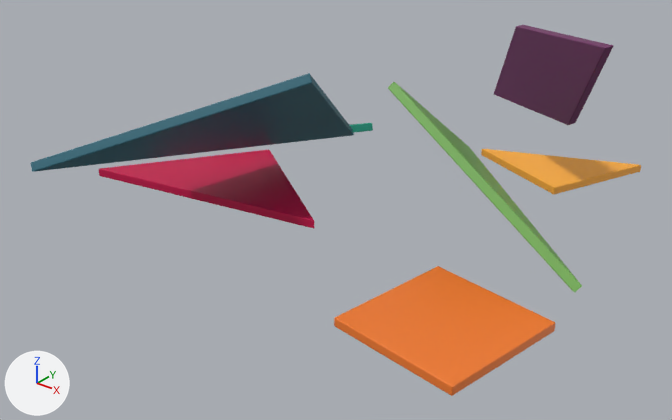
The glTF model Tangram_Entreprise.glb, before and after one commit.
Before and after are seen from a 50 mm lens placed at (5.57, -7.67, 4.81), pointed at (-0.26, -0.37, 0.29). Every picture has the same lights, and +X, +Y and +Z are marked at lower left. Both versions are drawn at frame 21 of the action 'Scene'; the numbers are the values there.

The scene before the commit, as lines of its bpy script (objects in view):
```python
ob_plane_016 = bpy.data.objects.new('Plane.016', me_plane_017)
ob_plane_016.location = (-1.883, 0.689, 0.425)
ob_plane_016.rotation_euler = (-0.34, -0.0178, 0.902)  # degrees (-19, -1, 52)
ob_plane_017 = bpy.data.objects.new('Plane.017', me_plane_018)
ob_plane_017.location = (-1.016, -1.03, 1.243)
ob_plane_017.rotation_euler = (-0.177, -0.621, -0.132)  # degrees (-10, -36, -7.6)
ob_plane_018 = bpy.data.objects.new('Plane.018', me_plane_019)
ob_plane_018.location = (-1.566, -0.793, 0.373)
ob_plane_018.rotation_euler = (0.0, 0.0, 2.539)  # degrees (0, 0, 145)
ob_plane_019 = bpy.data.objects.new('Plane.019', me_plane_020)
ob_plane_019.location = (0.896, 2.002, 1.496)
ob_plane_019.rotation_euler = (-2.439, -1.799, 0.245)  # degrees (-140, -103, 14)
ob_plane_020 = bpy.data.objects.new('Plane.020', me_plane_021)
ob_plane_020.location = (0.913, 2.725, 0.0)
ob_plane_020.rotation_euler = (0.0, 0.0, 1.97)  # degrees (0, 0, 113)
ob_plane_021 = bpy.data.objects.new('Plane.021', me_plane_022)
ob_plane_021.location = (1.75, -1.268, 0.0)
ob_plane_021.rotation_euler = (0.0, 0.0, 0.635)  # degrees (0, 0, 36)
ob_plane_023 = bpy.data.objects.new('Plane.023', me_plane_024)
ob_plane_023.location = (0.797, 0.699, 0.681)
ob_plane_023.rotation_euler = (-0.805, -0.0638, -0.773)  # degrees (-46, -3.7, -44)
```
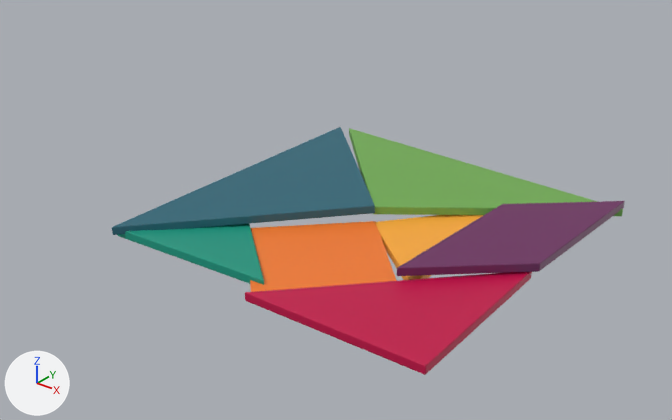
Where the change shows, as pixel boxes (x1, y1, x2, y2) in the pictures (672 x 420 px):
'Plane.017', moved, turned: before (30, 73, 354, 172); after (112, 127, 375, 235)
'Plane.021', moved, turned: before (334, 266, 555, 396); after (250, 221, 397, 292)
'Plane.018', moved, turned: before (99, 150, 314, 228); after (245, 272, 532, 375)
'Plane.019', moved, turned: before (494, 25, 613, 125); after (397, 201, 625, 276)
'Plane.023', moved, turned: before (388, 82, 582, 292); after (349, 128, 623, 216)
'Plane.020', moved, turned: before (481, 149, 641, 194); after (374, 215, 483, 280)
'Plane.016', moved, turned: before (349, 123, 373, 133); after (118, 224, 264, 285)

What changed in the scene script:
```text
Change ob_plane_016:
    ob_plane_016.location: (-1.883, 0.689, 0.425) -> (-1.054, -1.588, 0.038)
    ob_plane_016.rotation_euler: (-0.34, -0.0178, 0.902) -> (-0.0305, -0.00163, 0.0807)  # degrees (-19, -1, 52) -> degrees (-1.7, -0.1, 4.6)
Change ob_plane_017:
    ob_plane_017.location: (-1.016, -1.03, 1.243) -> (-1.367, -0.027, 0.111)
    ob_plane_017.rotation_euler: (-0.177, -0.621, -0.132) -> (-0.0158, -0.0555, 0.019)  # degrees (-10, -36, -7.6) -> degrees (-0.9, -3.2, 1.1)
Change ob_plane_018:
    ob_plane_018.location: (-1.566, -0.793, 0.373) -> (1.332, -1.368, 0.033)
    ob_plane_018.rotation_euler: (0.0, 0.0, 2.539) -> (0.0, 0.0, 0.0388)  # degrees (0, 0, 145) -> degrees (0, 0, 2.2)
Change ob_plane_019:
    ob_plane_019.location: (0.896, 2.002, 1.496) -> (1.539, 0.539, 0.133)
    ob_plane_019.rotation_euler: (-2.439, -1.799, 0.245) -> (-0.029, -0.0011, -0.0102)  # degrees (-140, -103, 14) -> degrees (-1.7, -0.1, -0.6)
Change ob_plane_020:
    ob_plane_020.location: (0.913, 2.725, 0.0) -> (0.692, 0.042, 0.0)
    ob_plane_020.rotation_euler: (0.0, 0.0, 1.97) -> (0.0, 0.0, 0.126)  # degrees (0, 0, 113) -> degrees (0, 0, 7.2)
Change ob_plane_021:
    ob_plane_021.location: (1.75, -1.268, 0.0) -> (0.027, -1.036, 0.0)
    ob_plane_021.rotation_euler: (0.0, 0.0, 0.635) -> (0.0, 0.0, 0.0097)  # degrees (0, 0, 36) -> degrees (0, 0, 0.6)
Change ob_plane_023:
    ob_plane_023.location: (0.797, 0.699, 0.681) -> (0.013, 1.374, 0.061)
    ob_plane_023.rotation_euler: (-0.805, -0.0638, -0.773) -> (-0.072, -0.00562, -0.0322)  # degrees (-46, -3.7, -44) -> degrees (-4.1, -0.3, -1.8)
```
